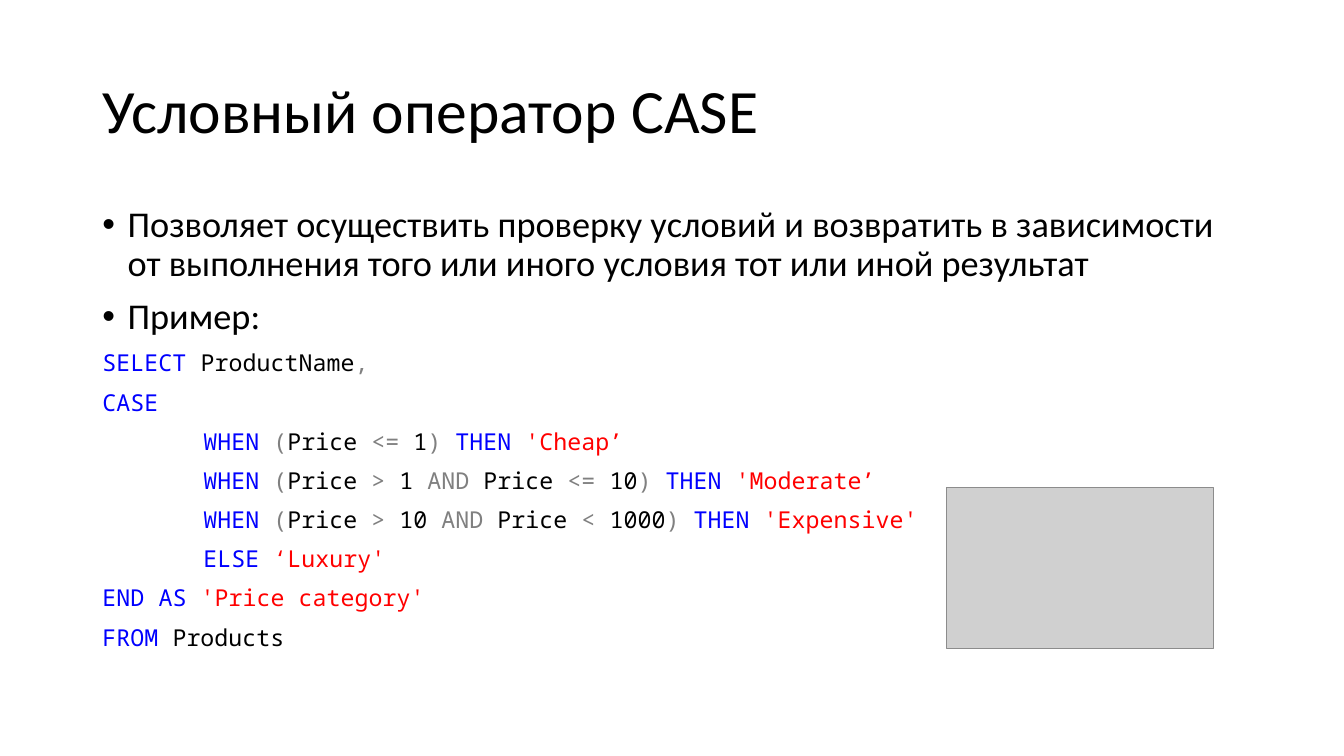
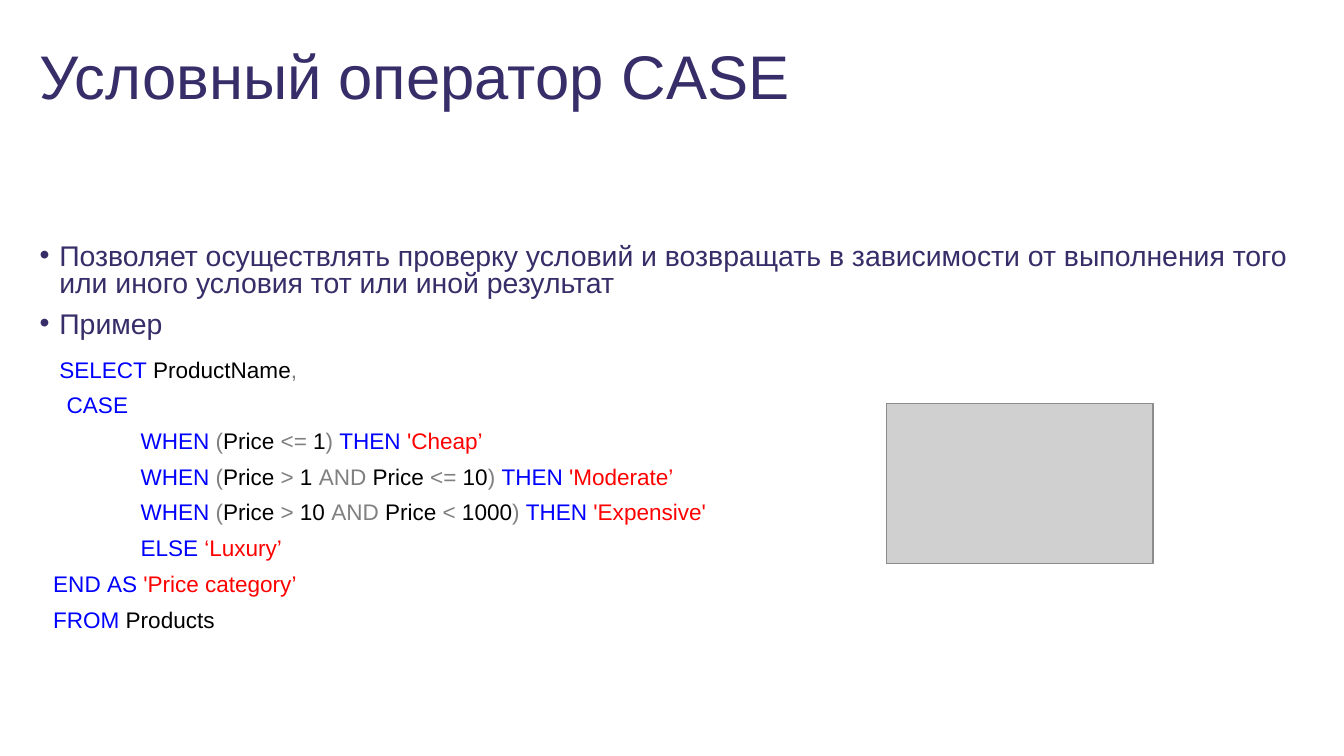
Before and after one commit to dmitriykuptsov/SQL, a slide deck: slide 44 of sql.pptx (slide 42 before the commit). Drawn at 1344x756 pixels with LibreOffice and Linux fonts; fonts in the diff are those of the drawing; grey boxes stand for pictures; background and template pictures are left out. Boxes give left, top, right and bottom in pixels: in the first picture for what was removed or moved away, otherwise in the second. Text is boxed around its words. In the diff, an @@ line names an element or a change of style, - is before the commit and + after.

```diff
--- a/sql.pptx
+++ b/sql.pptx
@@ title "Условный оператор CASE": place and size @@
-title "Условный оператор CASE" at (102,91,758,143)
+title "Условный оператор CASE" at (40,53,790,111)
@@ title "Условный оператор CASE" at (40,53,790,111): font Calibri to Arial, text colour #000000 to #372D68; line spacing 0.9 to 1; vertical alignment middle to top @@
@@ text "Позволяет осуществлять проверку условий и ...": place and size @@
-text "Позволяет осуществлять проверку условий и ..." at (102,212,1213,647)
+text "Позволяет осуществлять проверку условий и ..." at (53,245,1287,629)
@@ text at (59,245,1287,381): text changed; size 25.9 to 20.3 pt; font Calibri to Arial; text colour #000000 to #372D68 @@
-• Позволяет осуществить проверку условий и возвратить в зависимости от выполнения того или иного условия тот или иной результат
-• Пример:
-SELECT ProductName,
+• Позволяет осуществлять проверку условий и возвращать в зависимости от выполнения того или иного условия тот или иной результат
+• Пример
+  SELECT ProductName,
@@ text at (53,397,705,629): size 16.6 to 16.1 pt, font Noto Sans Mono to Arial in "CASE", "WHEN (Price <= 1) THEN 'Cheap’", "WHEN (Price > 1 AND Price <= ...", "WHEN (Price > 10 AND Price < ..." and 1 more places; line spacing 0.9 to 0.8 @@
@@ picture added at (886,403,1153,564) @@
@@ picture removed at (947,488,1214,648) @@
@@ text at (53,540,296,597): text changed; size 16.6 to 16.1 pt; font Noto Sans Mono to Arial @@
-ELSE ‘Luxury'
-END AS 'Price category'
+ELSE ‘Luxury’
+END AS 'Price category’
```
Also in this commit, not shown: 57 other slides changed, 7 slides added, 7 slides removed, 3 other files.
